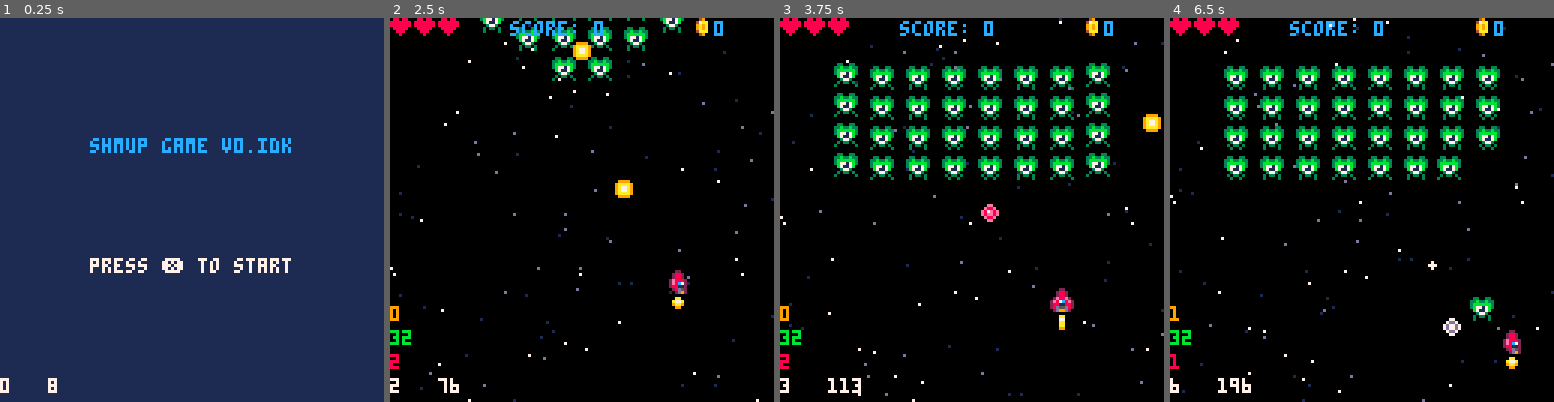
Above: before the commit, frames 1-4 (left to right).
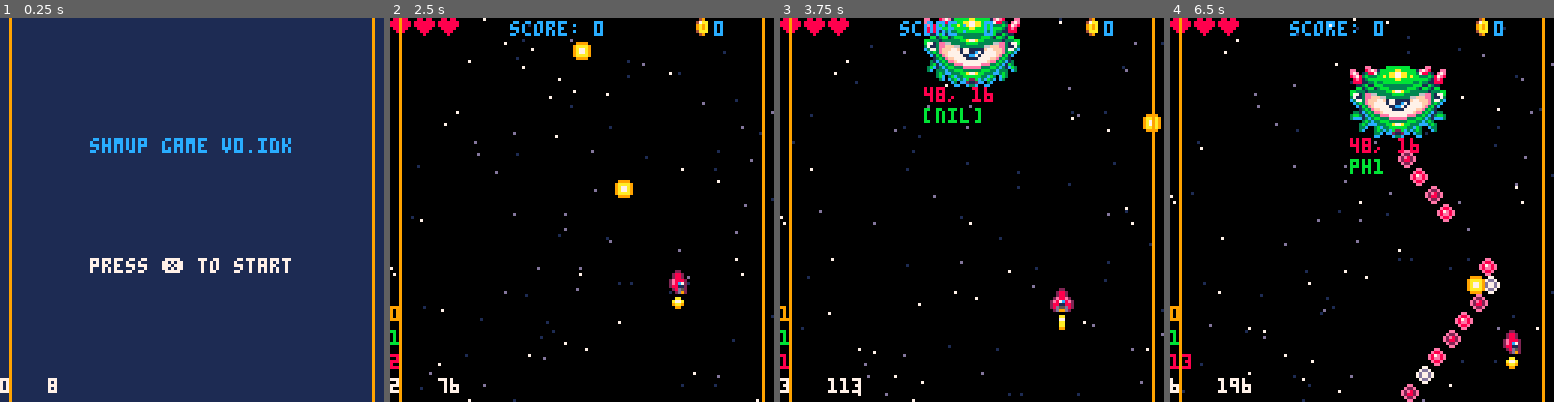
Above: after the commit, the same moments.

Repository: sirchras/p8-shmup
Game: PICO-8 cartridge shmup.p8
Two runs of this game, one before a commit and one after it. Both use one fixed random seed, a clock stepped at 60 frames per second and the inputs below.
Inputs:
- Up to frame 1 (0.25 s): no input
- Up to frame 2 (2.5 s): tap X (X key) at 0.33, 1.07, 1.85 s; tap O (Z key) at 0.7, 1.7, 2.1 s; hold Right 1.6-2.1 s; hold Up 2.15-2.42 s; hold Right from 2.47 s (still down)
- Up to frame 3 (3.75 s): tap O (Z key) every 0.4 s from 2.5 to 3.7 s; tap X (X key) at 2.97 s; release Right at 3.03 s; hold Left 3.08-3.58 s; hold Down from 3.63 s (still down)
- Up to frame 4 (6.5 s): release Down at 3.97 s; hold Right 4.02-4.68 s; tap X (X key) at 4.08, 5.2, 6.32 s; tap O (Z key) every 0.4 s from 4.1 to 6.1 s; hold Up 4.73-5.03 s; hold Left 5.08-5.68 s; hold Down 5.73-6.03 s; hold Right from 6.08 s (still down)

The runs differ from the first frame. In frame 1, 1.6% of the frame differs, in the area x 2-98%, y 0-100%; in frame 2, 3.5%; in frame 3, 14%; in frame 4, 15%, in the area x 0-98%, y 0-100%.

Commit message:
wip: add boss phase 1

Diff:
--- a/shmup.p8
+++ b/shmup.p8
@@ -17,6 +17,7 @@
 --		setbtnpdelay()
 		shake=0
 		--debug
+--		debug=true
 --		frame=0
 	end
 
@@ -57,6 +58,8 @@
 --		line(0,0,0,127,5)
 --		line(64,0,64,127,5)
 --		line(127,0,127,127,5)
+		line(3,0,3,127,9)
+		line(124,0,124,127,9)
 --		print("❎",0,0,2) --7x5 px
 --		print("ww",0,6,2) --7x5 px
 --		print("♥",0,12,2) --7x5 px
@@ -122,6 +125,13 @@
 		shake-=1
 		if (shake<1) shake=0
 	end
+end
+
+--return estimated index of
+-- current frame
+function frame()
+	--assumes no frame drops
+	return ceil(time()*30)
 end
 -->8
 --start/end screens
@@ -351,6 +361,7 @@
 function enemy_col(e)
 	e.♥-=1
 	e.flsh=4
+	if (e.typ=="boss") e.flsh=8
 	if e.♥<=0 then
 		--delete the dead enemy
 		del(enemies,e)
@@ -434,12 +445,12 @@
 function spawnenemies(row,i)
 	local y=-10*(i+1)
 	local etyp={green,spinner,
-		jelly,red,bb}
+		jelly,red,bb,boss}
 	for i=1,#row do
 		local x=6+(i-1)*12
 		local et=etyp[row[i]]
 		if (not et) goto continue
-		if (et.spx>1) x+=2
+		if (et.spx>1) x+=2*(et.spx-1)
 		local e=spawnenemy(et,x,y)
 		--perhaps vectors?
 		e.tx,e.ty=x,y+56
@@ -1022,6 +1033,7 @@
 	wait=0, --wait before active
 	shke=0, --shake
 	s=1, --default mv speed
+	fsfx=29, --fire sfx
 	b=ebullet,
 }
 function enemy:update()
@@ -1078,13 +1090,11 @@
 	end
 end
 --todo: make class agnostic?
-function enemy:fire(ang,spd)
-	local ang=ang or 0
-	local spd=spd or 2
+function enemy:fire()
 	--spawn new bullet
-	fire(self,self.b,ang,spd)
+	fire(self,self.b,0,2)
 	--sfx
-	sfx(29)
+	sfx(self.fsfx)
 end
 --enemy behavior: advance
 function enemy:adv()
@@ -1098,7 +1108,7 @@
 	self:move(dx,dy)
 end
 function enemy:hold()
-	--do something?
+	--replace this with nil?
 end
 function enemy:atk()
 	--attack
@@ -1208,10 +1218,9 @@
 	self.x=mid(0,self.x,120)
 end
 --ang argument?
-function red:fire(spd)
-	local spd=spd or 2
+function red:fire()
 	-- fire aimed shot
-	fireaimed(self,self.b,p,spd)
+	fireaimed(self,self.b,p,2)
 	--sfx
 	sfx(29)
 end
@@ -1231,23 +1240,112 @@
 function bb:atk()
 	if self.y<110 then
 		if ceil(time()*30)%10==0 then
-			local offset=self.angof
-			self:fire(offset)
-			offset+=0.02
-			self.angof=offset%1
+			self:fire()
 		end
 	end
 	enemy.atk(self)
 end
-function bb:fire(ang,spd)
-	local ang=ang or 0
-	local spd=spd or 1
-	firespread(self,self.b,8,ang,spd)
+function bb:fire()
+	local ang=self.angof
+	--fire spread
+	firespread(self,self.b,8,ang,1)
+	ang+=0.02
+	self.angof=ang%1
+	--sfx
 	sfx(29)
 end
 -->8
---boss
-
+--classes: boss
+
+boss=enemy:new{
+	sp=196, --enemy sprite
+	fr={196,200,204,200}, --anim frames
+	fr_i=1, --current anim frame
+	fr_s=0.4, --anim speed
+	♥=20, --enemy health
+	spx=4, --sprite width
+	spy=3, --sprite height
+	typ="boss", --type
+	s=1.5, --default mv speed
+	pht=0, --phase timer
+	fsfx=34, --fire sfx
+	--debug
+	ph=nil,
+}
+function boss:draw()
+	enemy.draw(self)
+	--debug
+	print(self.tx..", "..self.ty,self.x,self.y+self:h(),8)
+	print(self.ph,self.x,self.y+self:h()+7,11)
+	--
+end
+function boss:flash()
+	self.sp=192
+	if frame()%4<2 then
+		pal(3,8)
+		pal(11,14)
+	end
+end
+function boss:adv()
+	local dx=min(1,(self.tx-self.x)/8)
+	local dy=min(1,(self.ty-self.y)/8)
+	if abs(self.y-self.ty)<0.5 then
+		self.y=self.ty
+		self.x=self.tx
+		self.act=self.phase1
+		self.pht=frame()+240 --8 sec
+	end
+	self:move(dx,dy)
+end
+function boss:phase1()
+	--debug
+	self.ph="ph1"
+	--
+	--movement
+	local dx=self.dx
+	if (not dx) dx=rnd({-self.s,self.s})
+	if (self.x<=3 or self.x+self:w()>=124) dx=-dx
+	self:move(dx,0)
+	self.dx=dx
+	--shooting
+	local fr=frame()
+	if fr%30>4 then
+		--break of 4 frames
+		if (fr%3==0) self:fire()
+	end
+	--transition
+	self:checkphasetrans(self.phase2)
+end
+function boss:phase2()
+	--debug
+	self.ph="ph2"
+	--
+	--movement
+	local i=1
+	local targets={
+		{92,16},{92,88},{3,88},
+		{3,16},{48,16}
+	}
+	--shooting
+	--transition
+	self:checkphasetrans(self.phase3)
+end
+function boss:phase3()
+	--todo
+	self.ph="ph3"
+	self:checkphasetrans(self.phase4)
+end
+function boss:phase4()
+	--todo
+	self.ph="ph4"
+	self:checkphasetrans(self.phase1)
+end
+function boss:checkphasetrans(nextphase)
+	if frame()>self.pht then
+		self.act=nextphase
+		self.pht=frame()+240 --8 sec
+	end
+end
 -->8
 --pickups & waves
 
@@ -1308,14 +1406,14 @@
 	--4: red
 	--5: yellow/bb
 	return {
---		{
---			--0: testing
---			{0,0,0,0,0,0,0,0,0,0},
---			{3,3,0,0,3,3,0,0,3,3},
---			{3,3,0,0,3,3,0,0,3,3},
---			{0,0,0,0,0,0,0,0,0,0},
---			atkfreq=40
---		},
+		{
+			--0: testing
+			{0,0,0,6,0,0,0,0,0,0},
+			{0,0,0,0,0,0,0,0,0,0},
+			{0,0,0,0,0,0,0,0,0,0},
+			{0,0,0,0,0,0,0,0,0,0},
+			atkfreq=1800
+		},
 		{
 			--1: "space invaders"
 			{0,1,1,1,1,1,1,1,1,0},
@@ -1398,8 +1496,8 @@
 		},
 		{
 			--"boss"
+			{0,0,0,6,0,0,0,0,0,0},
 			{0,0,0,0,0,0,0,0,0,0},
-			{0,0,0,0,5,0,0,0,0,0},
 			{0,0,0,0,0,0,0,0,0,0},
 			{0,0,0,0,0,0,0,0,0,0},
 			atkfreq=40
Not shown, changed: the sound effects (__sfx__) section of shmup.p8
